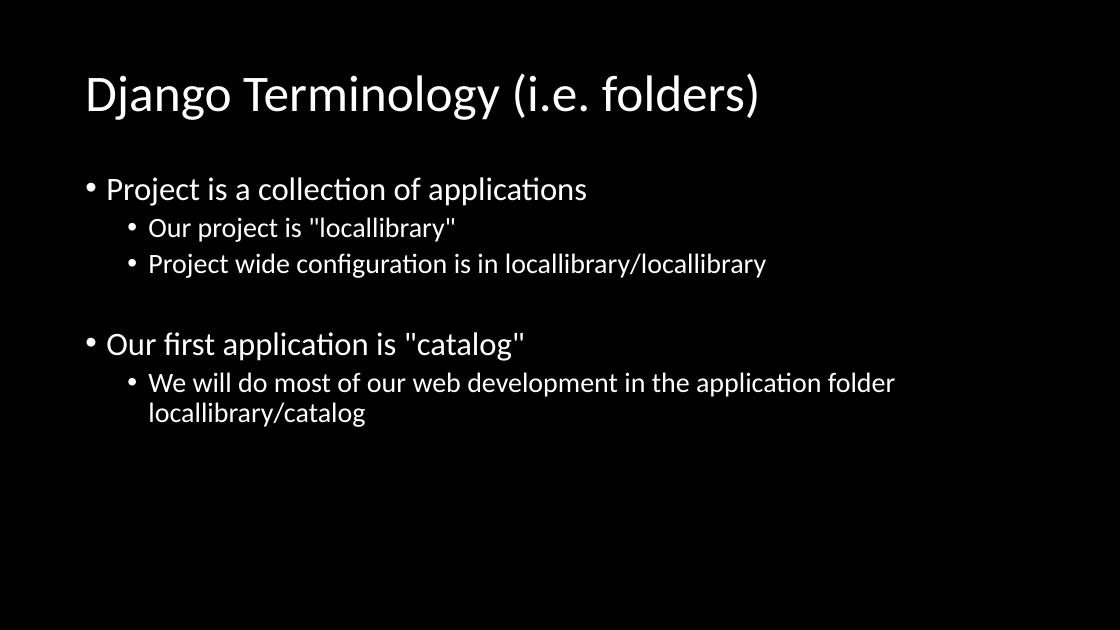
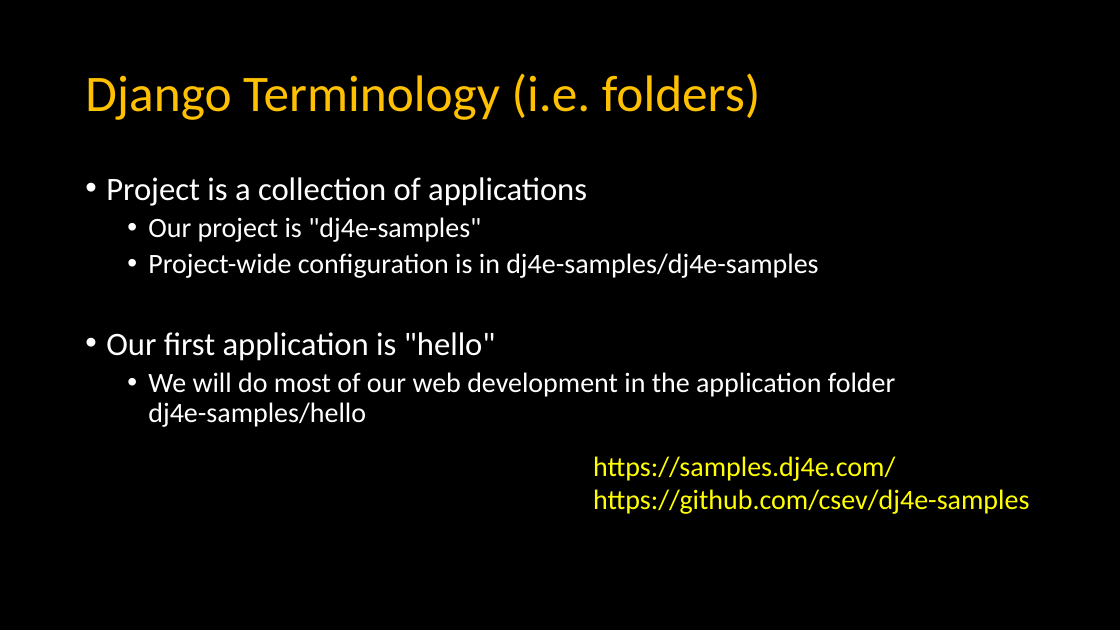
Before and after one commit to csev/dj4e, a slide deck: slide 2 of lectures/DJ-01-Hosting.pptx (slide 8 before the commit). Drawn at 1120x630 pixels with LibreOffice and Linux fonts; fonts in the diff are those of the drawing. Boxes give left, top, right and bottom in pixels: in the first picture for what was removed or moved away, otherwise in the second. Text is boxed around its words. In the diff, an @@ line names an element or a change of style, - is before the commit and + after.

Commit message:
Update slides

```diff
--- a/lectures/DJ-01-Hosting.pptx
+++ b/lectures/DJ-01-Hosting.pptx
@@ title "Django Terminology (i.e. folders)" at (85, 73, 760, 120): text colour #FFFFFF to #FFC000 @@
@@ text at (106, 217, 895, 427): text changed @@
-  • Our project is "locallibrary"
-  • Project wide configuration is in locallibrary/locallibrary
-• Our first application is "catalog"
-  • We will do most of our web development in the application folder locallibrary/catalog
+  • Our project is "dj4e-samples"
+  • Project-wide configuration is in dj4e-samples/dj4e-samples
+• Our first application is "hello"
+  • We will do most of our web development in the application folder
+    dj4e-samples/hello
@@ text added at (593, 456, 1029, 514), 24 pt, text #FFFF00 @@
+https://samples.dj4e.com/
+https://github.com/csev/dj4e-samples
```
Also in this commit, not shown: 8 other slides changed, 2 slides added, 3 other files.
